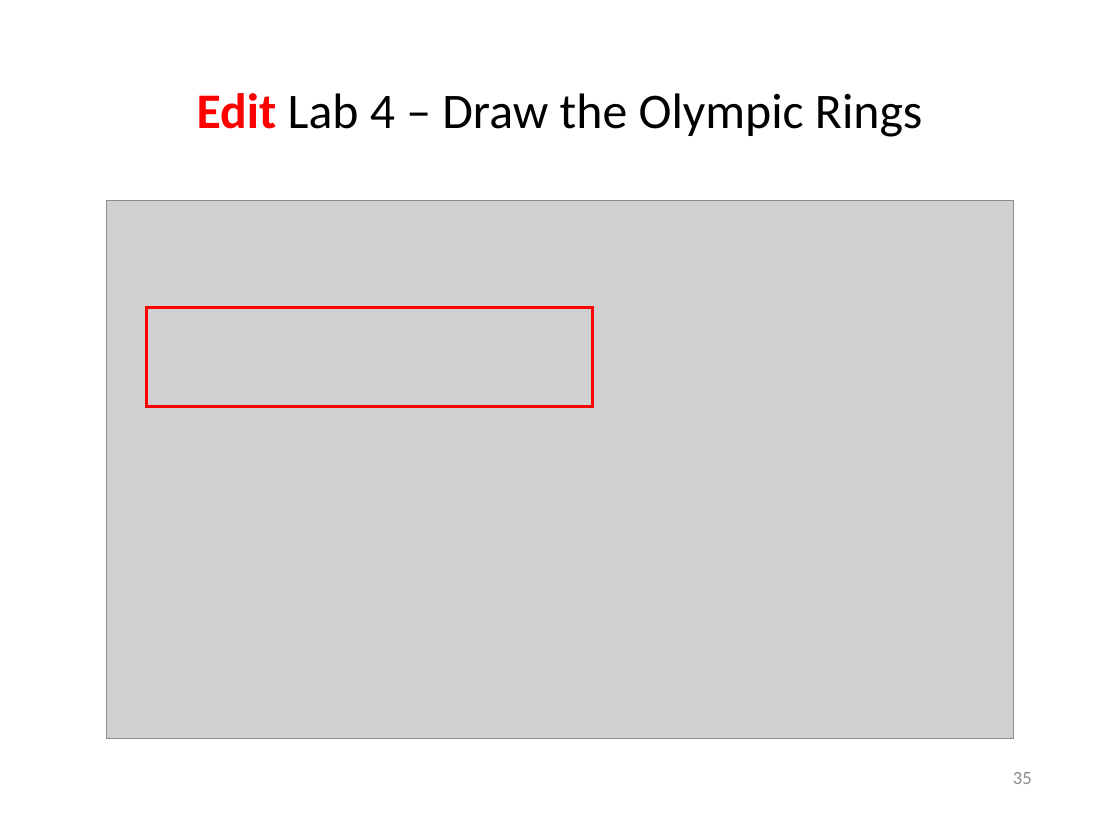
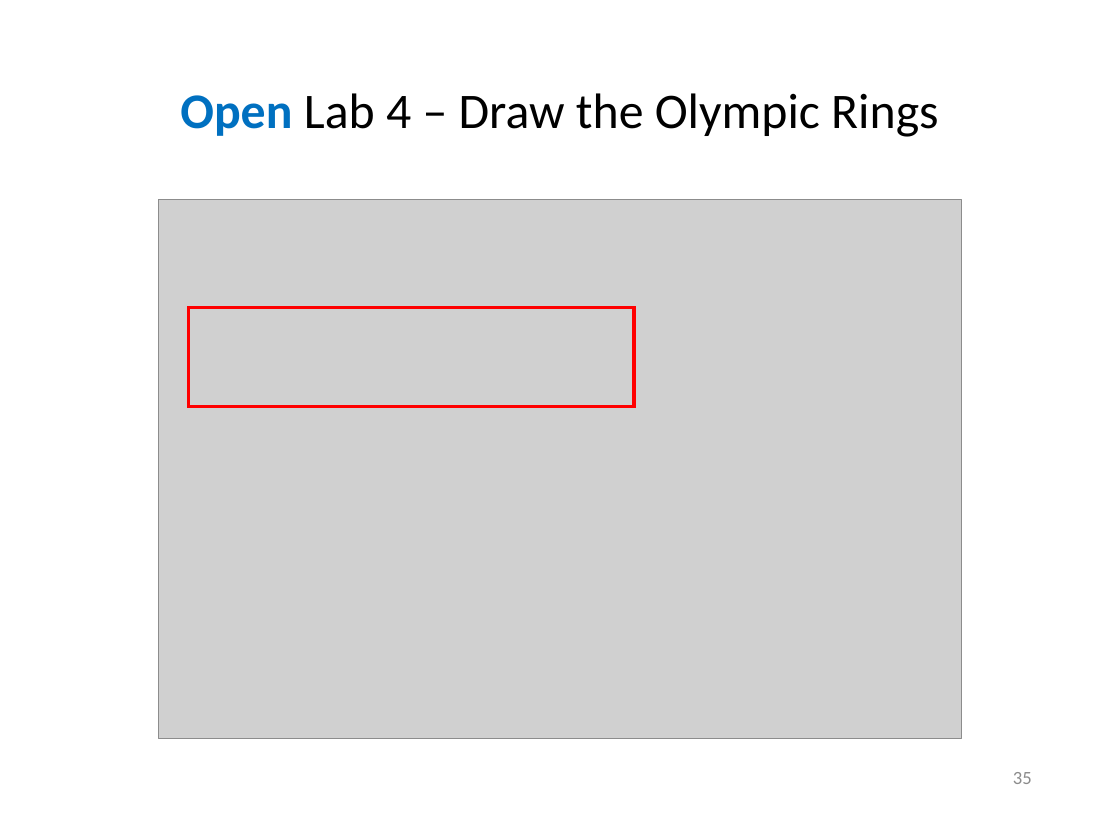
Before and after one commit to dbiersach/scicomp301-cpp-linux, a slide deck: slide 35 of session05/Session 05 - 2D Graphics, Polar Coordinates.pptx. Drawn at 1120x840 pixels with LibreOffice and Linux fonts; fonts in the diff are those of the drawing; grey boxes stand for pictures. Boxes give left, top, right and bottom in pixels: in the first picture for what was removed or moved away, otherwise in the second. Text is boxed around its words. In the diff, an @@ line names an element or a change of style, - is before the commit and + after.

```diff
--- a/session05/Session 05 - 2D Graphics, Polar Coordinates.pptx
+++ b/session05/Session 05 - 2D Graphics, Polar Coordinates.pptx
@@ title at (x1=180, y1=93, x2=938, y2=137): text changed @@
-Edit Lab 4 – Draw the Olympic Rings
+Open Lab 4 – Draw the Olympic Rings
@@ picture resized from (x1=106, y1=200, x2=1012, y2=739) to (x1=158, y1=199, x2=961, y2=738) @@
@@ rectangle moved from (x1=147, y1=308, x2=592, y2=407) to (x1=188, y1=308, x2=634, y2=407) @@
```
Also in this commit, not shown: 8 other slides changed, 1 other file.
